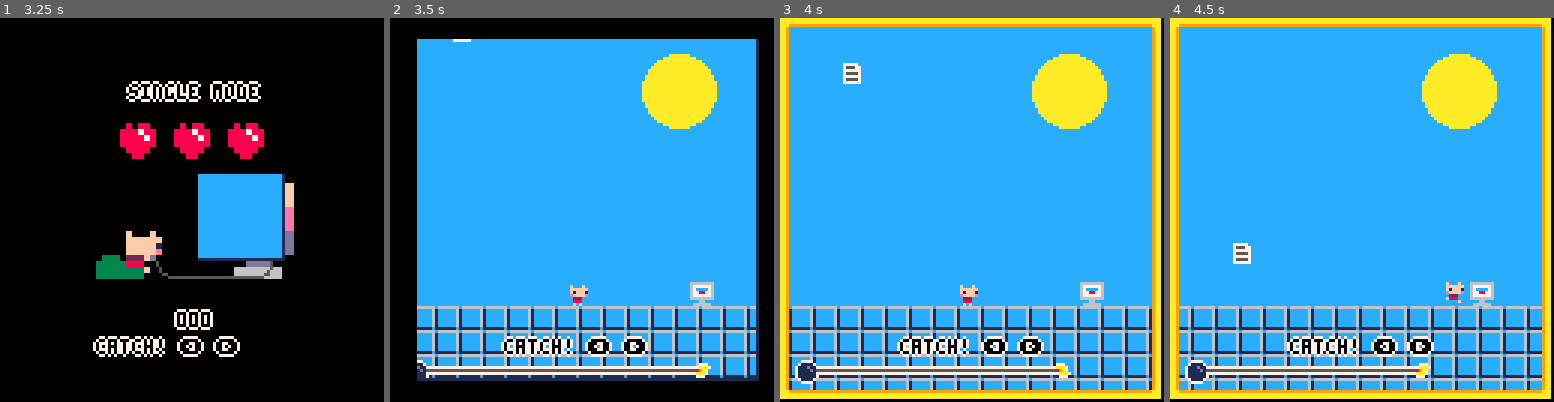
Above: before the commit, frames 1-4 (left to right).
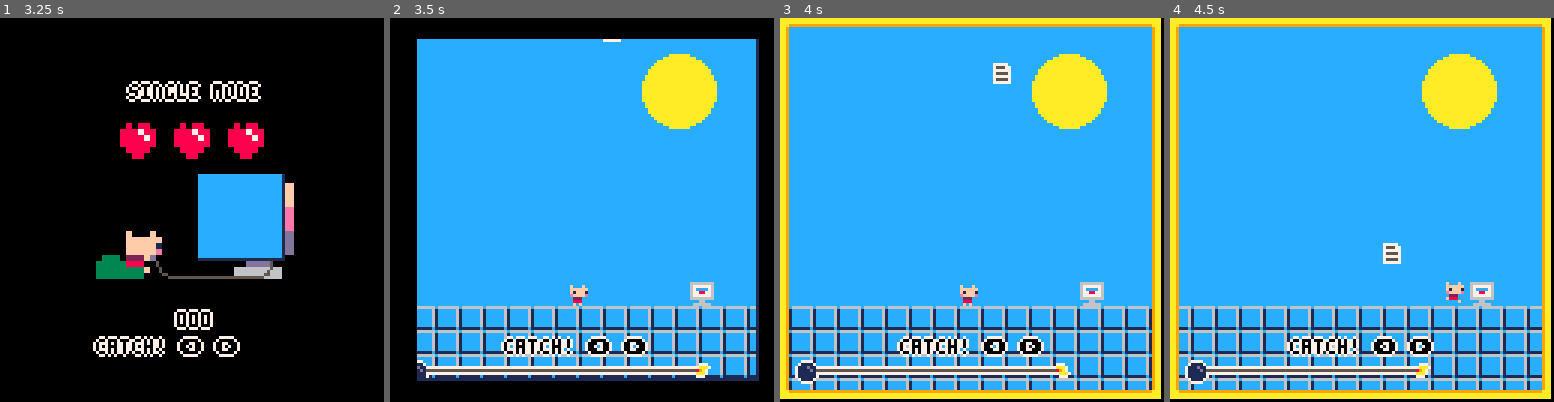
Above: after the commit, the same moments.

Repository: Kirais/PhDWare
Game: PICO-8 cartridge catch_phd_hat.p8
Two runs of this game, one before a commit and one after it. Both use one fixed random seed, a clock stepped at 60 frames per second and the inputs below.
Inputs:
- Up to frame 1 (3.25 s): tap O (Z key) at 0.7, 1.7, 2.1, 2.5, 2.9 s; hold Right 1.6-2.1 s; hold Right 2.47-3.03 s; hold Left from 3.08 s (still down)
- Up to frame 2 (3.5 s): keep holding Left; tap O (Z key) at 3.3 s
- Up to frame 3 (4 s): release Left at 3.58 s; tap O (Z key) at 3.7 s
- Up to frame 4 (4.5 s): hold Right from 4.02 s (still down); tap O (Z key) at 4.1 s

Frame 1 is identical in both runs. In frame 2, less than 0.1% of the frame differs, in the area x 16-61%, y 5-7%; in frame 3, 0.5%, in the area x 16-61%, y 11-18%; in frame 4, 0.5%.

Commit message:
fine tune pc position and collision detection

Diff:
--- a/catch_phd_hat.p8
+++ b/catch_phd_hat.p8
@@ -22,6 +22,7 @@
  mt=0
 
  gravity = 640
+ submitted = false
 
  daytime = rnd()>0.5 and flr(rnd(2))+1 or 0
  hmm = rnd()>0.95
@@ -32,7 +33,7 @@
  -- paper
  paper = {
   active=true,
- 	x=5+rnd(115),
+ 	x=5+rnd(90),
  	y=0,
  	vy=0,
  	count=0,
@@ -191,6 +192,14 @@
  else hat.col=false
  end
 
+ if paper.grab then
+  if player.x >= pc.x
+  and player.x <= pc.x + 7
+  and player.y <= pc.y + 7 then
+   submitted = true
+   status = "won"
+  end
+ end
 end
 
 function _draw()
@@ -224,6 +233,9 @@
   end
  end
 
+ --pc
+ spr(pc.spr,pc.x,pc.y)
+
  --paper
  if paper.active then
   if paper.grab then
@@ -239,8 +251,6 @@
  --player
  spr(player.frame, round(player.x - 4), round(player.y - 4), 1,1, player.flip)
 
- --pc
- spr(pc.spr,pc.x,pc.y)
  if status == "won" then
   win_message()
  elseif hat.y>96 then
